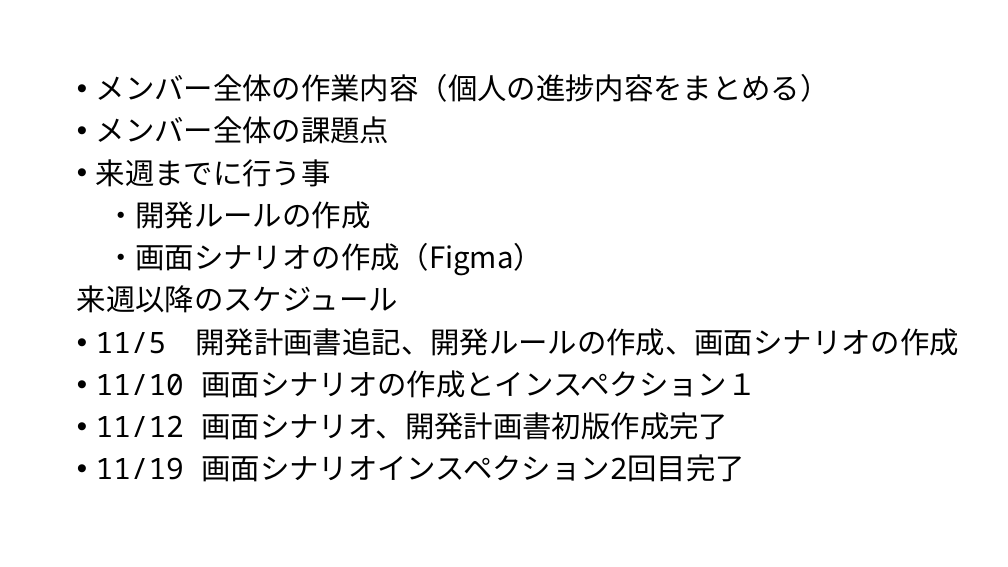
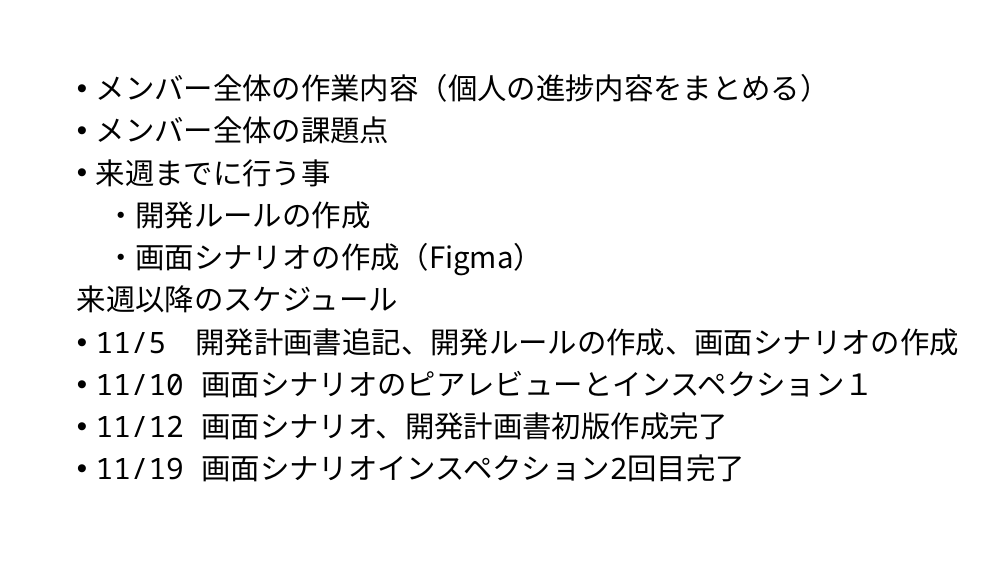
Before and after one commit to hatosableSAN/KTaNE-Expertingweb, a slide deck: slide 3 of docs/progress/group_progress/20211103グループ進捗報告.pptx. Drawn at 1008x567 pixels with LibreOffice and Linux fonts; fonts in the diff are those of the drawing. Boxes give left, top, right and bottom in pixels: in the first picture for what was removed or moved away, otherwise in the second. Text is boxed around its words. In the diff, an @@ line names an element or a change of style, - is before the commit and + after.

Commit message:
ピアレビューの日程を追加

```diff
--- a/docs/progress/group_progress/20211103グループ進捗報告.pptx
+++ b/docs/progress/group_progress/20211103グループ進捗報告.pptx
@@ text at [96, 371, 874, 398]: text changed @@
-• 11/10 画面シナリオの作成とインスペクション１
+• 11/10 画面シナリオのピアレビューとインスペクション１
```
